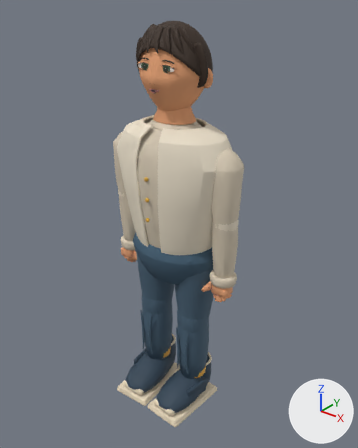
A saved change to the Blender file models/atrium/residents/zhou.blend.
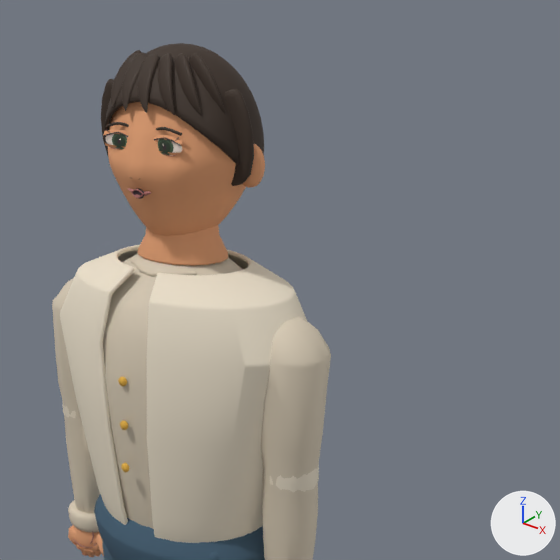
Each version is shown whole from a camera (50 mm lens) standing at (1.205, -1.478, 1.811) and looking at (0.016, 0.009, 0.89), then close up on the part from 25% to 98% of the width and 0% to 59% of the height. The axes (+X, +Y, +Z) are drawn at lower right. The lights are the same throughout. The older version's two pictures come first.

Objects in the first close-up: 'Hair continuous scalp', 'Hair swept fringe 1', 'Hair swept fringe 2', 'Hair swept fringe 3', 'Hair swept fringe 5', 'Hair temple 1', 'Head', 'Neck', 'SkinnedArticulationCore', 'SkinnedArticulationDetail', 'SkirtHipFoundation', 'Soft wrap cardigan' and 21 more.
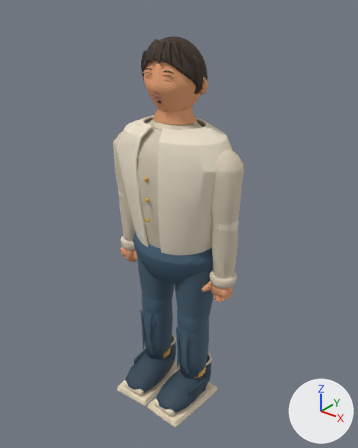
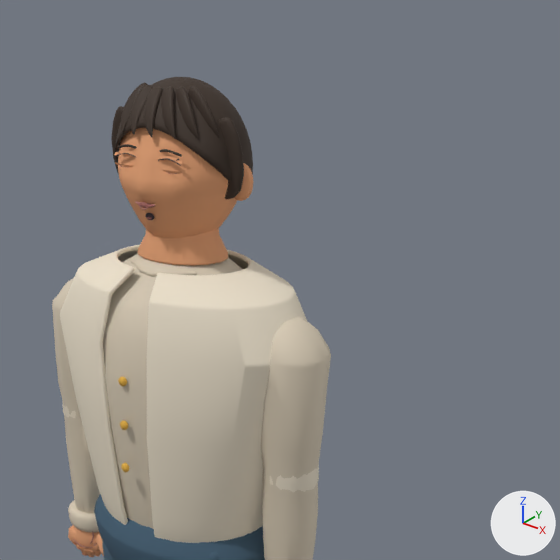
ob_headpivot is not drawn itself; it is the parent of ob_thoughtfuljawtarget, ob_head, ob_earshell__1, ob_earconcha__1, ob_eyepivot__1, ob_browpivot__1, ob_earshell_1, ob_earconcha_1.

Where the newer file only moved an object's origin or applied its transform, the numbers keep the older frame.

Boxes [x1, y1, x2, y2] around the edits, measured in the close-ups (560 x 560 px):
'Head', moved, rescaled (14% narrower, 18% shorter): before [108, 102, 246, 236]; after [118, 128, 237, 238]
'Hair continuous scalp', moved, rescaled (13% narrower, 14% shorter): before [105, 43, 264, 165]; after [115, 77, 253, 182]
'Hair temple 1', moved, rescaled (13% narrower, 15% shorter): before [224, 89, 254, 186]; after [218, 117, 244, 199]
'Hair swept fringe 4', moved, rescaled (11% narrower, 14% shorter): before [174, 53, 201, 115]; after [175, 86, 199, 139]
'Hair swept fringe 5', moved, rescaled (16% narrower, 15% shorter): before [189, 53, 226, 114]; after [188, 86, 219, 138]
'Hair swept fringe 2', moved, rescaled (9% narrower, 15% shorter): before [138, 54, 159, 113]; after [144, 87, 163, 137]
'Hair swept fringe 1', moved, rescaled (14% narrower, 15% shorter): before [121, 52, 149, 111]; after [130, 85, 154, 135]
'Hair swept fringe 3', moved, rescaled: before [158, 53, 174, 115]; after [161, 86, 176, 139]
'Hair swept fringe 0', moved, rescaled (10% narrower, 15% shorter): before [111, 50, 141, 108]; after [121, 83, 148, 132]
'EarShell_1', moved, rescaled (13% narrower, 13% shorter): before [243, 144, 265, 188]; after [234, 163, 253, 201]
'Hair temple -1', moved, rescaled: before [101, 79, 114, 155]; after [111, 106, 124, 174]
'UpperLidSkin_1', moved, rescaled (14% narrower, 10% shorter): before [155, 135, 182, 144]; after [159, 156, 182, 164]
'Brow_1', moved, rescaled (15% narrower, 10% shorter): before [156, 127, 182, 136]; after [160, 149, 182, 157]
'UpperLidSkin_-1', moved, rescaled: before [104, 129, 128, 136]; after [115, 151, 135, 156]
'Brow_-1', moved, rescaled: before [107, 122, 129, 127]; after [117, 144, 137, 149]
'MouthClosed', moved, rescaled (19% narrower, 11% shorter): before [127, 188, 152, 196]; after [135, 201, 155, 208]
'LowerLidSkin_1', moved, rescaled: before [159, 151, 181, 156]; after [163, 170, 181, 174]
'LowerLidSkin_-1', moved, rescaled: before [105, 143, 125, 148]; after [115, 162, 133, 167]
'EyeWhite_-1', reshaped (not visible afterwards): before [106, 134, 127, 145]
'UpperLid_1', moved, rescaled (14% narrower, 10% shorter): before [154, 137, 181, 146]; after [158, 158, 181, 166]
'UpperLid_-1', moved, rescaled: before [104, 132, 128, 137]; after [116, 153, 136, 158]
'MouthOpenUpperRim', moved, rescaled: before [131, 189, 144, 194]; after [138, 202, 149, 207]
'MouthOpenLowerRim', moved, rescaled: before [132, 193, 143, 198]; after [139, 205, 149, 210]

The change, as a diff of the scene's bpy script:
```diff
--- a/models/atrium/residents/zhou.blend.py
+++ b/models/atrium/residents/zhou.blend.py
@@ ob_headpivot @@
 ob_headpivot.parent = ob_visualroot
-ob_headpivot.location = (0.0, 0.0, 1.516)
-ob_headpivot.scale = (0.62, 0.592, 0.589)
+ob_headpivot.location = (0.0, 0.0, 1.486)
+ob_headpivot.scale = (0.54, 0.516, 0.513)
```
